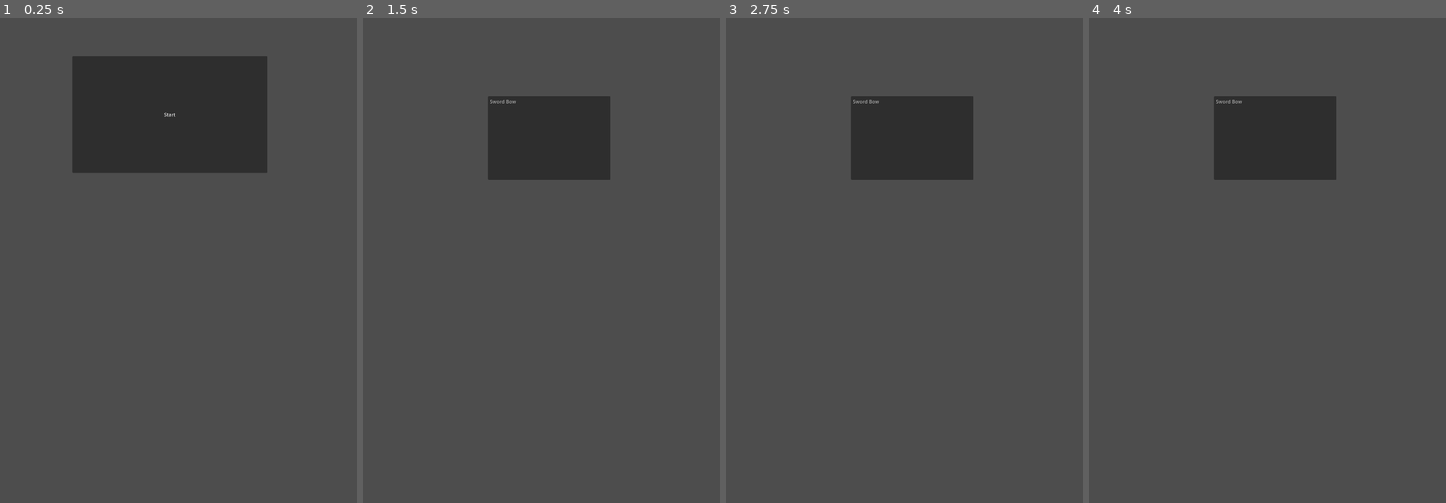
Above: before the commit, frames 1-4 (left to right).
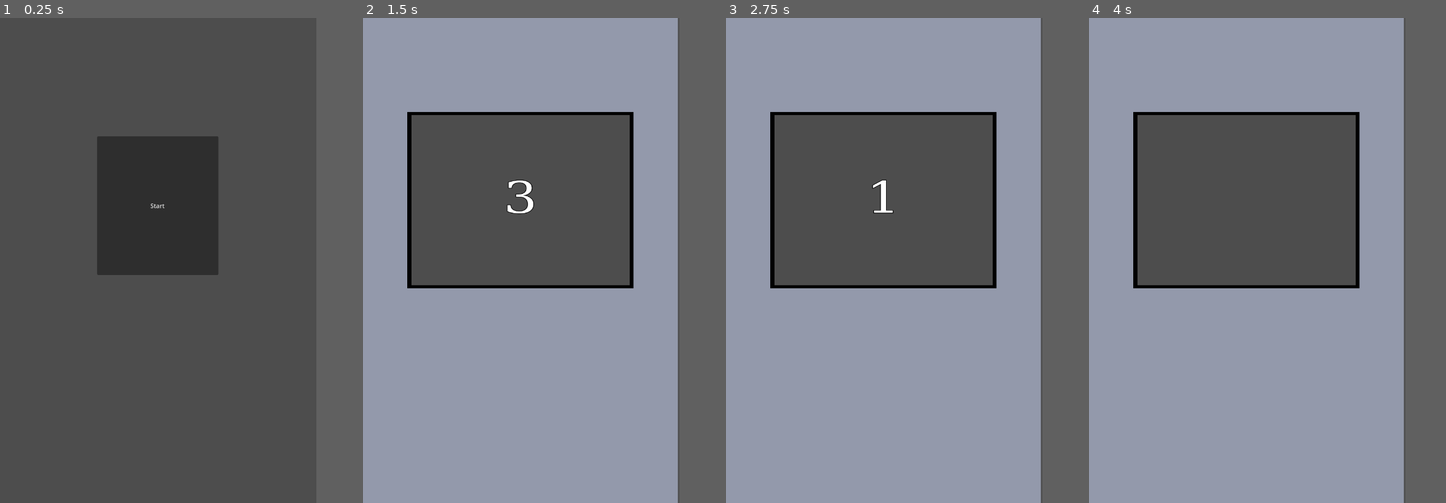
Above: after the commit, the same moments.

Repository: Odeguy/ball-fighting
Game: Godot game, scene res://game_main.tscn
Same seed, same stepped clock (60 frames per second), same inputs: the game is played once before the commit and once after it.
Inputs (mouse positions are in pixels of both pictures, inside the frame that each line leads up to):
- Up to frame 1 (0.25 s): no input
- Up to frame 2 (1.5 s): click "Start" at 0.5 s; click (541, 250) at 1.25 s, where only the run after the commit has a clickable "Done"
- Up to frame 3 (2.75 s): no input
- Up to frame 4 (4 s): tap Enter at 2.75 s; tap Space at 3.5 s
In our replay, the window is 589x800 before the commit and 522x800 after it. These sizes can differ from the game's own. Grey fills any space a smaller window leaves; there, only what the larger window draws over its background counts as a difference.

The runs differ from the first frame. In frame 1, 18% of the frame differs, in the area x 20-75%, y 7-53%; in frame 2, 72%, in the area x 0-89%, y 0-100%; in frame 3, 72%; in frame 4, 71%.

Commit message:
lots

Diff:
--- a/ball.tscn
+++ b/ball.tscn
@@ -45,10 +45,6 @@
 anchor_top = 0.5
 anchor_right = 0.5
 anchor_bottom = 0.5
-offset_left = -20.0
-offset_top = -20.0
-offset_right = -20.0
-offset_bottom = -20.0
 grow_horizontal = 2
 grow_vertical = 2
 theme_override_styles/panel = SubResource("StyleBoxFlat_x8fbi")
@@ -58,6 +54,7 @@
 offset_top = -32.0
 offset_right = 40.0
 offset_bottom = 32.0
+theme_override_font_sizes/font_size = 40
 text = "0"
 horizontal_alignment = 1
 vertical_alignment = 1
--- a/ball_script.gd
+++ b/ball_script.gd
@@ -2,11 +2,13 @@
 class_name Ball
 
 @export var color: Color
+@export var border_color: Color
 @export var radius: int
+@export var accel: int
 @export var speed: int
 @export var health: int
 @export var attack: int
-@export var weapon_image: Texture
+var speed_bonus: float
 
 
 func _ready() -> void:
@@ -17,28 +19,36 @@
 	$RigidBody2D/Face.get_theme_stylebox("panel").expand_margin_top = radius
 	$RigidBody2D/Face.get_theme_stylebox("panel").expand_margin_bottom = radius
 	$RigidBody2D/Face.get_theme_stylebox("panel").bg_color = color
+	$RigidBody2D/Face.get_theme_stylebox("panel").border_color = border_color
 	$RigidBody2D/Face.get_theme_stylebox("panel").border_width_left = border_width
 	$RigidBody2D/Face.get_theme_stylebox("panel").border_width_right = border_width
 	$RigidBody2D/Face.get_theme_stylebox("panel").border_width_top = border_width
 	$RigidBody2D/Face.get_theme_stylebox("panel").border_width_bottom = border_width
-	$RigidBody2D.apply_impulse(Vector2(speed * randi() % 2 + 1, speed * randi() % 2 + 1))
-	$RigidBody2D.add_constant_torque(speed)
-	#weapon init
+	$RigidBody2D.linear_velocity = Vector2(get_viewport_rect().size.x / 2 - self.position.x  * -1 * speed / 2, get_viewport_rect().size.y / 2 - self.position.y  * -1 * speed / 2)
 
 
 func _physics_process(delta: float) -> void:
-	var x_force = get_viewport_rect().size.x / 2 - self.position.x
-	var y_force = get_viewport_rect().size.y / 2 - self.position.y
-	$RigidBody2D.apply_central_force(Vector2(x_force, y_force) * speed)
+	if $RigidBody2D.linear_velocity.length() < speed * 500:
+		$RigidBody2D.apply_central_force($RigidBody2D.linear_velocity * accel / 7)
+
+	else:
+		$RigidBody2D.apply_central_force($RigidBody2D.linear_velocity * -1)
 	$RigidBody2D/Label.text = str(health)
+	speed_bonus = get_velocity_mag() / 500
 
 func _on_rigid_body_2d_body_entered(body: Node) -> void:
 	var opp = body.get_parent()
 	if opp is Ball:
-		health -= opp.attack
+		health -= opp.attack + opp.speed_bonus
+		if health <= 0:
+			self.hide()
+			self.queue_free()
 
 func set_collision_layer(layer: int):
 	for i in range(1, 33):
 		$RigidBody2D.set_collision_mask_value(i, true)
 	$RigidBody2D.set_collision_mask_value(layer, false)
 	$RigidBody2D.set_collision_layer_value(layer, true)
+
+func get_velocity_mag() -> int:
+	return $RigidBody2D.linear_velocity.length()
--- a/balls.json
+++ b/balls.json
@@ -1,4 +1,5 @@
 {
 	"Sword": "res://balls/sword_ball.tscn",
-	"Bow": "res://balls/bow_ball.tscn"
+	"Bow": "res://balls/bow_ball.tscn",
+	"Flash": "res://balls/flash_ball.tscn"
 }
--- a/balls/bow_ball.tscn
+++ b/balls/bow_ball.tscn
@@ -1,7 +1,6 @@
-[gd_scene load_steps=4 format=3 uid="uid://dfmid1on1rohv"]
+[gd_scene load_steps=3 format=3 uid="uid://dfmid1on1rohv"]
 
 [ext_resource type="PackedScene" uid="uid://vncgfvhdwod8" path="res://ball.tscn" id="1_277rf"]
-[ext_resource type="Texture2D" uid="uid://uhlbg31rfta" path="res://weapon_images/bow_image.png" id="2_f3qnb"]
 
 [sub_resource type="StyleBoxFlat" id="StyleBoxFlat_277rf"]
 resource_local_to_scene = true
@@ -12,11 +11,11 @@
 
 [node name="ball" instance=ExtResource("1_277rf")]
 color = Color(0.345098, 0.545098, 0.223529, 1)
-radius = 50
-speed = 1
+radius = 40
+accel = 7
+speed = 3
 health = 50
 attack = 2
-weapon_image = ExtResource("2_f3qnb")
 
 [node name="Face" parent="RigidBody2D" index="1"]
 theme_override_styles/panel = SubResource("StyleBoxFlat_277rf")
--- /dev/null
+++ b/balls/flash_ball.tscn
@@ -0,0 +1,28 @@
+[gd_scene load_steps=3 format=3 uid="uid://fseg6tovuwog"]
+
+[ext_resource type="PackedScene" uid="uid://vncgfvhdwod8" path="res://ball.tscn" id="1_vmmo3"]
+
+[sub_resource type="StyleBoxFlat" id="StyleBoxFlat_r4s7v"]
+resource_local_to_scene = true
+border_width_left = 1
+border_width_top = 1
+border_width_right = 1
+border_width_bottom = 1
+border_color = Color(0, 0, 0, 1)
+border_blend = true
+corner_radius_top_left = 999
+corner_radius_top_right = 999
+corner_radius_bottom_right = 999
+corner_radius_bottom_left = 999
+
+[node name="ball" instance=ExtResource("1_vmmo3")]
+color = Color(0.624618, 0.0966638, 0.14593, 1)
+border_color = Color(0.916857, 0.733477, 0, 1)
+radius = 45
+accel = 8
+speed = 8
+health = 80
+attack = 2
+
+[node name="Face" parent="RigidBody2D" index="1"]
+theme_override_styles/panel = SubResource("StyleBoxFlat_r4s7v")
--- a/balls/sword_ball.tscn
+++ b/balls/sword_ball.tscn
@@ -1,7 +1,6 @@
-[gd_scene load_steps=4 format=3 uid="uid://nr0vhbo5hion"]
+[gd_scene load_steps=3 format=3 uid="uid://nr0vhbo5hion"]
 
 [ext_resource type="PackedScene" uid="uid://vncgfvhdwod8" path="res://ball.tscn" id="1_yro6t"]
-[ext_resource type="Texture2D" uid="uid://cldnkdfu5fxeh" path="res://weapon_images/sword_image.png" id="2_0r3bk"]
 
 [sub_resource type="StyleBoxFlat" id="StyleBoxFlat_yro6t"]
 resource_local_to_scene = true
@@ -9,14 +8,15 @@
 corner_radius_top_right = 999
 corner_radius_bottom_right = 999
 corner_radius_bottom_left = 999
+expand_margin_left = 10.0
 
 [node name="ball" instance=ExtResource("1_yro6t")]
 color = Color(0.345098, 0.545098, 0.8, 1)
 radius = 50
-speed = 1
+accel = 4
+speed = 2
 health = 75
-attack = 5
-weapon_image = ExtResource("2_0r3bk")
+attack = 3
 
 [node name="Face" parent="RigidBody2D" index="1"]
 theme_override_styles/panel = SubResource("StyleBoxFlat_yro6t")
--- a/battle_scene.tscn
+++ b/battle_scene.tscn
@@ -1,24 +1,88 @@
-[gd_scene load_steps=3 format=3 uid="uid://bb5o5pfrluj52"]
+[gd_scene load_steps=8 format=3 uid="uid://bb5o5pfrluj52"]
 
 [ext_resource type="Script" uid="uid://7o58tmeuqukg" path="res://battle_scene_script.gd" id="1_fw8re"]
 
+[sub_resource type="PhysicsMaterial" id="PhysicsMaterial_fw8re"]
+
 [sub_resource type="ConcavePolygonShape2D" id="ConcavePolygonShape2D_fw8re"]
-segments = PackedVector2Array(-344, -536, 424, -536, -344, 232, -344, -536, 424, -536, 424, 232, 424, 232, -344, 232)
+segments = PackedVector2Array(-353.713, -538.655, 466.581, -538.655, -353.713, 240.699, -353.713, -538.655, 466.581, -538.655, 466.581, 240.699, 466.581, 240.699, -353.713, 240.699)
+
+[sub_resource type="StyleBoxFlat" id="StyleBoxFlat_fw8re"]
+bg_color = Color(0.574679, 0.598603, 0.671371, 1)
+
+[sub_resource type="StyleBoxFlat" id="StyleBoxFlat_5g7vw"]
+bg_color = Color(8.73185e-06, 8.73184e-06, 8.73182e-06, 1)
+
+[sub_resource type="StyleBoxFlat" id="StyleBoxFlat_r5l0u"]
+bg_color = Color(0.301961, 0.301961, 0.301961, 1)
+
+[sub_resource type="FontFile" id="FontFile_fw8re"]
+cache/0/400/0/ascent = 0.0
+cache/0/400/0/descent = 0.0
+cache/0/400/0/underline_position = 0.0
+cache/0/400/0/underline_thickness = 0.0
+cache/0/400/0/scale = 1.0
+cache/0/16/0/ascent = 0.0
+cache/0/16/0/descent = 0.0
+cache/0/16/0/underline_position = 0.0
+cache/0/16/0/underline_thickness = 0.0
+cache/0/16/0/scale = 1.0
+cache/0/200/0/ascent = 0.0
+cache/0/200/0/descent = 0.0
+cache/0/200/0/underline_position = 0.0
+cache/0/200/0/underline_thickness = 0.0
+cache/0/200/0/scale = 1.0
+cache/0/20/0/ascent = 0.0
+cache/0/20/0/descent = 0.0
+cache/0/20/0/underline_position = 0.0
+cache/0/20/0/underline_thickness = 0.0
+cache/0/20/0/scale = 1.0
 
 [node name="battle_scene" type="Node2D"]
+scale = Vector2(0.702188, 0.574835)
 script = ExtResource("1_fw8re")
 
 [node name="StaticBody2D" type="StaticBody2D" parent="."]
 position = Vector2(40, 16)
 collision_layer = 4294967295
 collision_mask = 4294967295
+physics_material_override = SubResource("PhysicsMaterial_fw8re")
 
 [node name="CollisionShape2D" type="CollisionShape2D" parent="StaticBody2D"]
 position = Vector2(496, 968)
 shape = SubResource("ConcavePolygonShape2D_fw8re")
 
-[node name="Panel" type="Panel" parent="StaticBody2D"]
-offset_left = 152.0
-offset_top = 432.0
-offset_right = 920.0
-offset_bottom = 1200.0
+[node name="Bakcground" type="Panel" parent="."]
+z_index = -1
+offset_right = 1184.0
+offset_bottom = 2552.0
+theme_override_styles/panel = SubResource("StyleBoxFlat_fw8re")
+metadata/_edit_use_anchors_ = true
+
+[node name="ArenaBorder" type="Panel" parent="."]
+offset_left = 167.0
+offset_top = 431.0
+offset_right = 1017.0
+offset_bottom = 1239.0
+theme_override_styles/panel = SubResource("StyleBoxFlat_5g7vw")
+
+[node name="Arena" type="Panel" parent="."]
+offset_left = 182.0
+offset_top = 445.0
+offset_right = 1002.0
+offset_bottom = 1224.0
+theme_override_styles/panel = SubResource("StyleBoxFlat_r5l0u")
+
+[node name="Label" type="Label" parent="."]
+process_mode = 2
+offset_left = 182.0
+offset_top = 445.0
+offset_right = 1002.0
+offset_bottom = 1224.0
+theme_override_colors/font_outline_color = Color(0, 0, 0, 1)
+theme_override_constants/outline_size = 10
+theme_override_fonts/font = SubResource("FontFile_fw8re")
+theme_override_font_sizes/font_size = 200
+text = "3"
+horizontal_alignment = 1
+vertical_alignment = 1
--- a/battle_scene_script.gd
+++ b/battle_scene_script.gd
@@ -9,8 +9,8 @@
 func _ready() -> void:
 	balls = JSON.parse_string(FileAccess.get_file_as_string("res://balls.json"))
 	screen_size = get_viewport_rect().size
-	arena_origin = Vector2(0, 0)
-	arena_size = screen_size
+	arena_origin = $Arena.position
+	arena_size = $Arena.size
 	spawn_points = [Vector2(arena_origin.x + arena_size.x / 4, arena_origin.y + arena_size.y / 4), Vector2(arena_origin.x  …(229 unchanged characters)…
 
 #the final ball number population limit should be <= 32
@@ -19,6 +19,13 @@
 	for fighter in fighters:
 		spawn(fighter, spawn_points[i], i + 1)
 		i+=1
+	get_tree().paused = true
+	for n in range(3, 0, -1):
+		$Label.text = str(n)
+		await get_tree().create_timer(0.5).timeout
+	$Label.hide()
+	$Label.queue_free()
+	get_tree().paused = false
 
 func spawn(name: String, pos: Vector2, layer: int):
 	var ball_scene = load(balls[name])
--- a/main_menu.tscn
+++ b/main_menu.tscn
@@ -5,15 +5,16 @@
 [ext_resource type="PackedScene" uid="uid://bb5o5pfrluj52" path="res://battle_scene.tscn" id="3_fu7sn"]
 
 [node name="main_menu" type="Node2D"]
+scale = Vector2(0.99724, 1)
 script = ExtResource("1_06t4h")
 selection_screen = ExtResource("2_7vrkn")
 battle_scene = ExtResource("3_fu7sn")
 
 [node name="start_button" type="Button" parent="."]
-offset_left = 239.0
-offset_top = 126.0
-offset_right = 883.0
-offset_bottom = 511.0
+offset_left = 257.0
+offset_top = 312.0
+offset_right = 578.0
+offset_bottom = 677.0
 text = "Start"
 
 [connection signal="pressed" from="start_button" to="." method="_on_start_button_pressed"]
--- a/main_menu_script.gd
+++ b/main_menu_script.gd
@@ -11,7 +11,7 @@
 	add_sibling(select_screen)
 	self.hide()
 	var selections: Array
-	selections = await select_screen.get_selections(2)
+	selections = await select_screen.get_selections()
 	select_screen.hide()
 	remove_child(select_screen)
 	return selections
--- a/project.godot
+++ b/project.godot
@@ -16,8 +16,12 @@
 
 [display]
 
-window/size/viewport_width=1179
-window/size/viewport_height=2556
+window/size/viewport_width=835
+window/size/viewport_height=1278
+
+[physics]
+
+common/physics_ticks_per_second=360
 
 [rendering]
 
--- a/selection_screen.tscn
+++ b/selection_screen.tscn
@@ -6,14 +6,19 @@
 script = ExtResource("1_t8mf8")
 
 [node name="ball_grid" type="ItemList" parent="."]
-offset_left = 413.0
-offset_top = 258.0
-offset_right = 817.0
-offset_bottom = 534.0
-item_count = 2
+offset_left = 192.0
+offset_top = 256.0
+offset_right = 640.0
+offset_bottom = 532.0
 max_columns = 6
 same_column_width = true
-item_0/text = "Sword"
-item_1/text = "Bow"
+
+[node name="Button" type="Button" parent="."]
+offset_left = 320.0
+offset_top = 576.0
+offset_right = 512.0
+offset_bottom = 640.0
+text = "Done"
 
 [connection signal="item_clicked" from="ball_grid" to="." method="_on_ball_grid_item_clicked"]
+[connection signal="pressed" from="Button" to="." method="_on_button_pressed"]
--- a/selection_screen_script.gd
+++ b/selection_screen_script.gd
@@ -1,17 +1,26 @@
 extends Node2D
 
+func _ready() -> void:
+	var balls = JSON.parse_string(FileAccess.get_file_as_string("res://balls.json"))
+	for name in balls:
+		$ball_grid.add_item(name)
 
 var selection
-func get_selections(num: int) -> Array:
+func get_selections() -> Array:
 	var selections: Array
-	for i in range(0, num):
+	for i in range(0, 4):
 		selection = null
 		while selection == null:
 			await get_tree().process_frame
-		selections.append(selection)
+		if selection == "Done": break
+		selections.push_back(selection)
 	return selections
 
 
 func _on_ball_grid_item_clicked(index: int, at_position: Vector2, mouse_button_index: int) -> void:
 	if mouse_button_index == 1:
 		selection = $ball_grid.get_item_text(index)
+
+
+func _on_button_pressed() -> void:
+	selection = $Button.text
Binary file removed: weapon_images/bow_image.png
Not shown, removed: weapon_images/bow_image.png.import
Binary file removed: weapon_images/sword_image.png
Not shown, removed: weapon_images/sword_image.png.import
